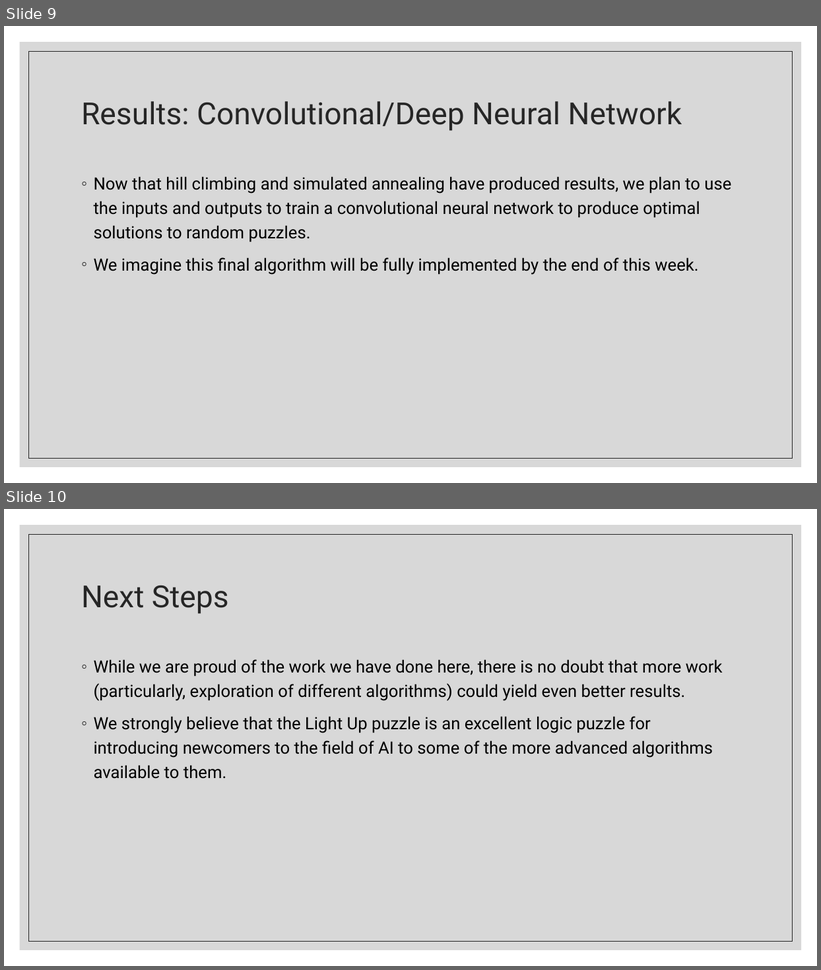
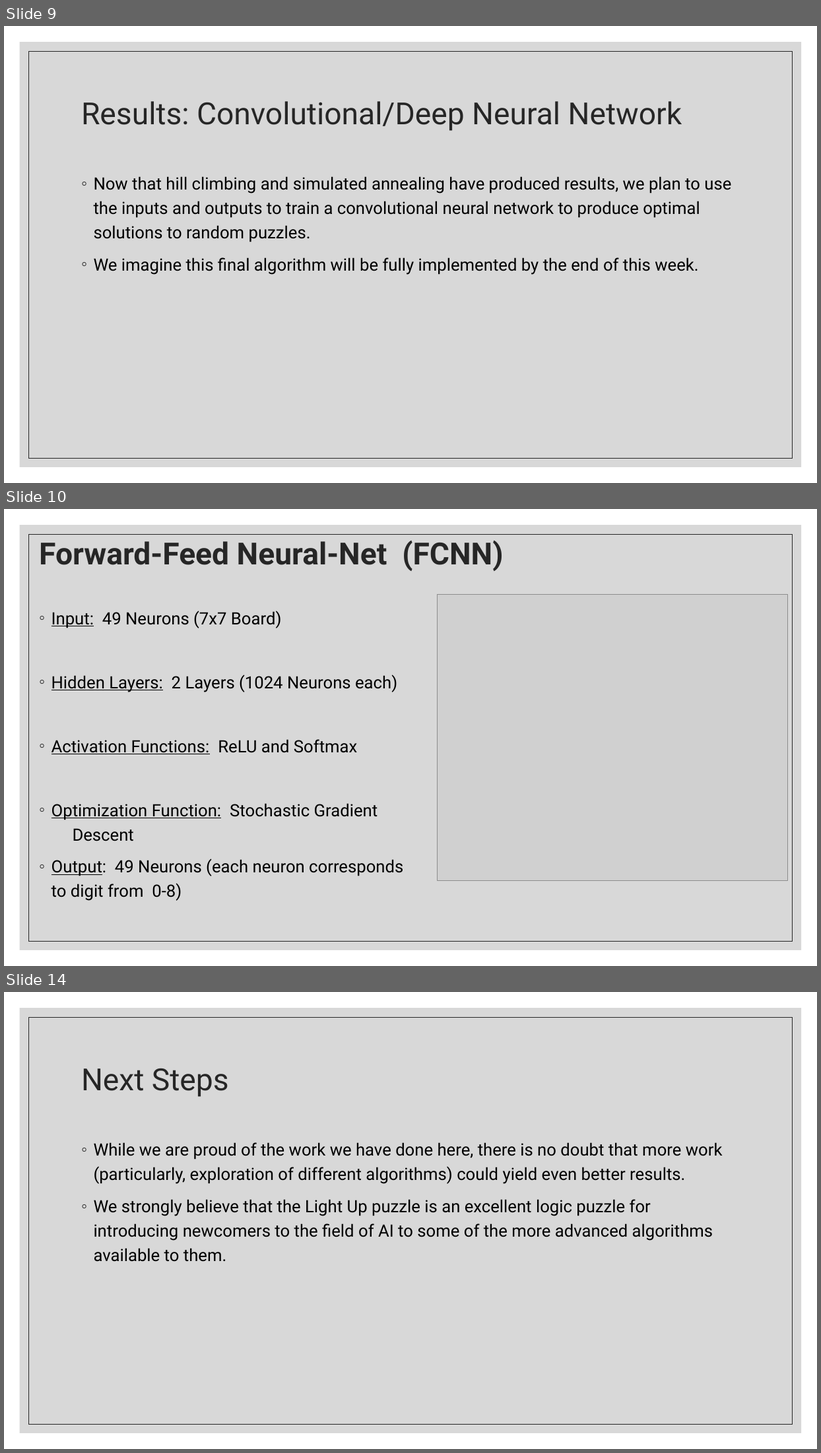
Before and after one commit to JSLBrowning/COMP-6606-Final-Project, a slide deck: Presentation/Final/Final Presentation.pptx. Shown one above the other, each under a label of ours: slides 9 and 10 before the commit, slides 9, 10 and 14 after it; the slides between them are not shown. The pictures are 821x970 and 821x1453 pixels, drawn with LibreOffice and Linux fonts; fonts in the diff are those of the drawing; grey boxes stand for pictures. Boxes give left, top, right and bottom in pixels: in the first picture for what was removed or moved away, otherwise in the second. Text is boxed around its words. In the diff, an @@ line names an element or a change of style, - is before the commit and + after.

```diff
--- a/Presentation/Final/Final Presentation.pptx
+++ b/Presentation/Final/Final Presentation.pptx
@@ slide 10 added at [4, 509, 817, 966], background #FFFFFF; not listed: 2 template elements that a slide beside it also shows @@
@@ title added at [39, 541, 503, 571], 36 pt, text #262626, bold @@
+Forward-Feed Neural-Net (FCNN)
@@ picture added at [438, 594, 789, 881] @@
@@ text added at [52, 611, 403, 901], 20 pt, text #000000 @@
+◦ Input: 49 Neurons (7x7 Board)
+◦ Hidden Layers: 2 Layers (1024 Neurons each)
+◦ Activation Functions: ReLU and Softmax
+◦ Optimization Function: Stochastic Gradient Descent
+◦ Output: 49 Neurons (each neuron corresponds to digit from 0-8)
@@ what was slide 10 is now slide 14 @@
```
Also in this commit, not shown: 3 other slides added.
